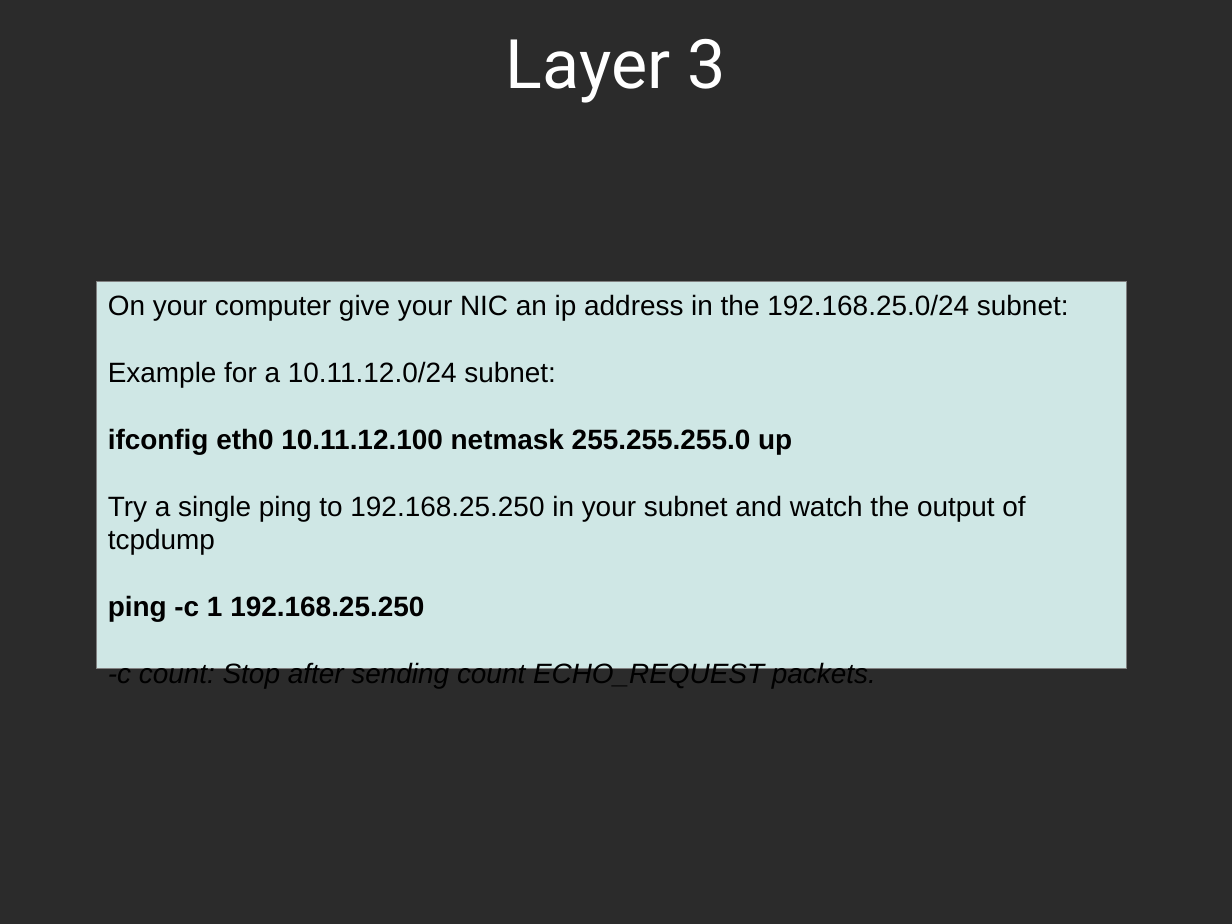
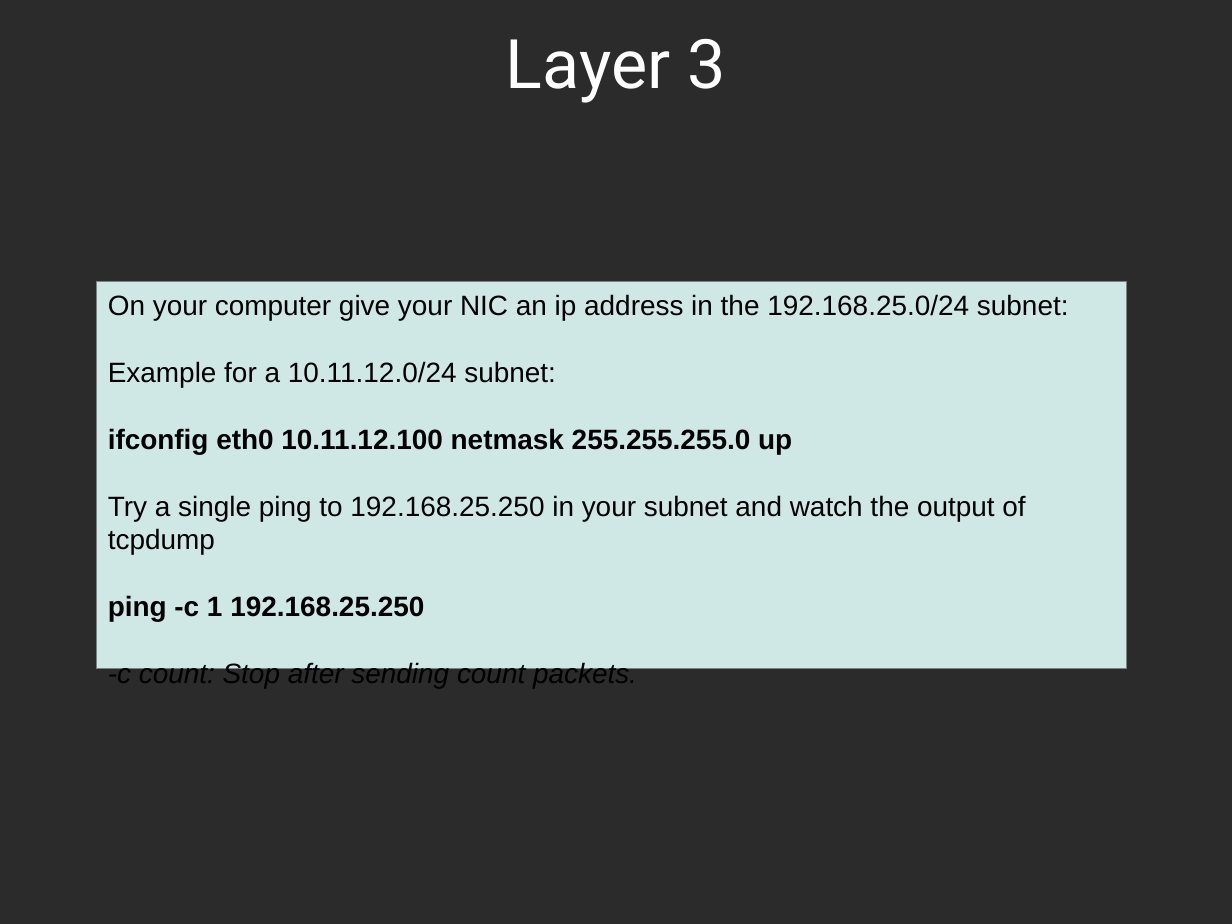
Before and after one commit to sphaero/workshops, a slide deck: slide 27 of Networking/presentation.odp (slide 16 before the commit). Drawn at 1232x924 pixels with LibreOffice and Linux fonts; fonts in the diff are those of the drawing; background and template pictures are left out; a plain dark background stands for a picture behind light text. Boxes give left, top, right and bottom in pixels: in the first picture for what was removed or moved away, otherwise in the second. Text is boxed around its words. In the diff, an @@ line names an element or a change of style, - is before the commit and + after.

```diff
--- a/Networking/presentation.odp
+++ b/Networking/presentation.odp
@@ text in rectangle at (x1=108, y1=662, x2=637, y2=688): text changed @@
--c count: Stop after sending count ECHO_REQUEST packets.
+-c count: Stop after sending count packets.
```
Also in this commit, not shown: 7 other slides changed, 11 slides added, 2 slides removed.
